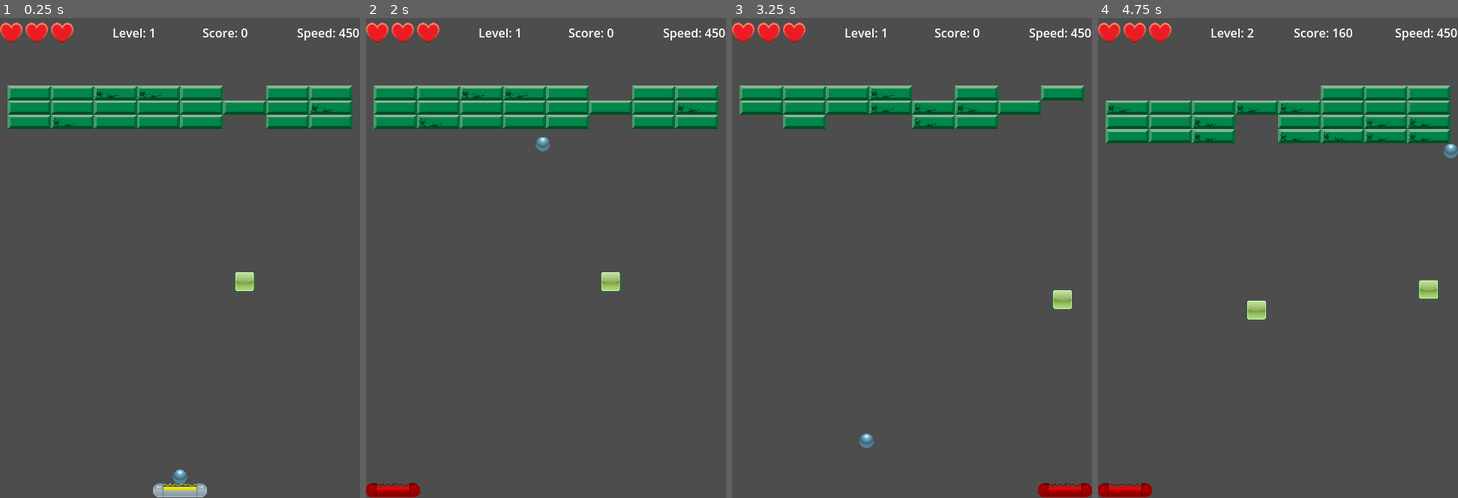
Above: before the commit, frames 1-4 (left to right).
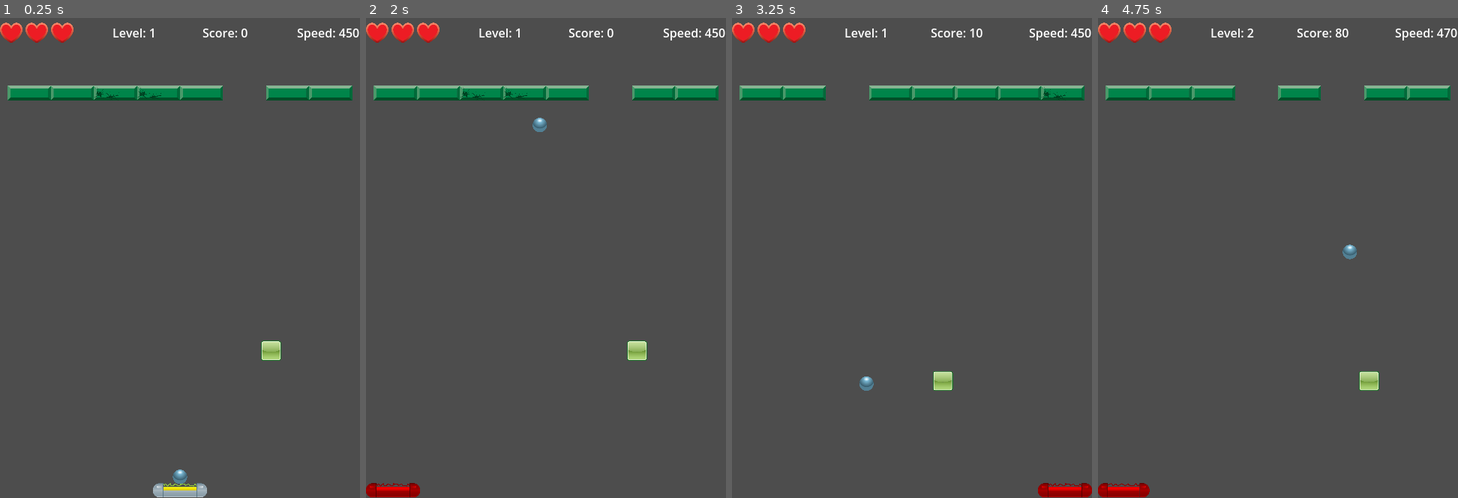
Above: after the commit, the same moments.

Repository: GiovanniCst/breakout
Game: Godot game, scene res://main.tscn
Same seed, same stepped clock (60 frames per second), same inputs: the game is played once before the commit and once after it.
Inputs:
- Up to frame 1 (0.25 s): no input
- Up to frame 2 (2 s): tap Enter (launch) at 0.5, 1.55 s; hold Right (move_right) 0.53-1.28 s; hold Enter (launch) 0.53-1.28 s; hold Left (move_left) from 1.28 s (still down); tap G (god_mode) at 1.35 s
- Up to frame 3 (3.25 s): release Left (move_left) at 2.03 s; hold Enter (launch) 2.03-2.78 s; hold Right (move_right) from 2.03 s (still down); tap N (next_level_dev) at 2.85 s; tap Enter (launch) at 3.05 s
- Up to frame 4 (4.75 s): release Right (move_right) at 3.53 s; hold X (pulverize_bricks) 3.53-4.28 s; hold Left (move_left) from 3.53 s (still down); tap Enter (launch) at 3.8, 4.35 s

The runs differ from the first frame. In frame 1, 5.8% of the frame differs, in the area x 2-98%, y 17-72%; in frame 2, 5.9%; in frame 3, 5.5%; in frame 4, 11%, in the area x 0-100%, y 2-100%.

Commit message:
Feat: Implement tennis-like ball curve with spin effect

Diff:
--- a/scripts/ball.gd
+++ b/scripts/ball.gd
@@ -3,6 +3,10 @@
 var launched = false
 var paddle_node: Node2D = null # Reference to the paddle
 var current_speed: float = 0.0 # Track the intended speed
+var spin_effect: float = 0.0 # Represents the horizontal spin applied to the ball
+@export var spin_strength: float = 0.002 # How strongly paddle movement creates spin
+@export var spin_decay_rate: float = 0.98 # How fast the spin effect decays per frame (0.0 to 1.0)
+@export var min_bounce_angle_deg: float = 30.0 # Minimum angle from horizontal for bounces (to prevent sticking)
 
 func _ready():
 	# Initial direction (can be randomized or set by main scene)
@@ -14,33 +18,110 @@
 		# Keep ball centered on paddle horizontally
 		global_position.x = paddle_node.global_position.x
 	elif launched:
+		# Apply spin effect as a continuous horizontal acceleration
+		if abs(spin_effect) > 0.01: # Only apply if spin is significant
+			velocity.x += spin_effect * delta * current_speed # Scale spin by current speed
+			spin_effect *= spin_decay_rate # Decay spin over time
+		else:
+			spin_effect = 0.0 # Reset if negligible
+
 		var collision_info = move_and_collide(velocity * delta)
 		if collision_info:
-			velocity = velocity.bounce(collision_info.get_normal())
+			var normal = collision_info.get_normal()
 			var collider = collision_info.get_collider()
+
+			if collider == paddle_node:
+				# Special paddle bounce with spin calculation
+				handle_paddle_bounce(collision_info)
+			else:
+				# Normal bounce for other colliders (bricks, walls)
+				velocity = velocity.bounce(normal)
+				# Ensure minimum bounce angle to prevent sticking
+				ensure_min_bounce_angle(normal)
+
 			if collider.has_method("hit"):
 				collider.hit()
 
+		# Re-normalize velocity to maintain consistent speed after all forces/bounces
+		velocity = velocity.normalized() * current_speed
+
+func handle_paddle_bounce(collision_info):
+	# Get collision details
+	var collision_point = collision_info.get_position()
+	var paddle_center_x = paddle_node.global_position.x
+
+	# Determine paddle half-width based on shape type
+	var paddle_collision_shape = paddle_node.shape_owner_get_shape(0, 0)
+	var paddle_half_width: float
+	if paddle_collision_shape is CapsuleShape2D:
+		paddle_half_width = paddle_collision_shape.radius
+	elif paddle_collision_shape is RectangleShape2D:
+		paddle_half_width = paddle_collision_shape.size.x / 2
+	else:
+		paddle_half_width = 30.0 # Default fallback
+
+	# Calculate where on the paddle the ball hit (-1 = left edge, 0 = center, 1 = right edge)
+	var hit_position = (collision_point.x - paddle_center_x) / paddle_half_width
+	hit_position = clamp(hit_position, -1.0, 1.0) # Ensure it's within bounds
+
+	# Calculate initial bounce angle (mostly vertical, influenced by hit position)
+	# This is the initial "kick" off the paddle
+	var initial_bounce_angle = -PI/2 + (hit_position * PI/6) # Smaller spread for initial kick
+
+	# Set initial velocity based on this angle
+	velocity = Vector2(cos(initial_bounce_angle), sin(initial_bounce_angle)) * current_speed
+
+	# Calculate spin effect based on paddle velocity and hit position
+	# Faster paddle movement and off-center hits create more spin
+	spin_effect = paddle_node.velocity.x * spin_strength * (1.0 + abs(hit_position))
+
+	# DEBUG LOGGING - Evidence of parameter influence
+	print("=== PADDLE BOUNCE DEBUG (Spin System) ===")
+	print("Paddle velocity X: ", paddle_node.velocity.x)
+	print("Hit position on paddle: ", hit_position)
+	print("Initial bounce angle (degrees): ", rad_to_deg(initial_bounce_angle))
+	print("Calculated spin effect: ", spin_effect)
+	print("Spin strength setting: ", spin_strength)
+	print("Spin decay rate setting: ", spin_decay_rate)
+	print("Resulting initial ball velocity: ", velocity)
+	print("Ball speed maintained: ", velocity.length())
+	print("========================================")
+
+func ensure_min_bounce_angle(normal: Vector2):
+	# This function ensures the ball doesn't get stuck by having too shallow an angle
+	var current_angle = velocity.angle()
+	var min_angle_rad = deg_to_rad(min_bounce_angle_deg)
+
+	if normal.y != 0: # Bouncing off horizontal surface (top/bottom walls, paddle)
+		# Ensure vertical component is strong enough
+		if abs(velocity.y) < current_speed * sin(min_angle_rad):
+			velocity.y = sign(velocity.y) * current_speed * sin(min_angle_rad)
+			velocity.x = sign(velocity.x) * sqrt(current_speed*current_speed - velocity.y*velocity.y)
+	elif normal.x != 0: # Bouncing off vertical surface (side walls)
+		# Ensure horizontal component is strong enough
+		if abs(velocity.x) < current_speed * sin(min_angle_rad):
+			velocity.x = sign(velocity.x) * current_speed * sin(min_angle_rad)
+			velocity.y = sign(velocity.y) * sqrt(current_speed*current_speed - velocity.x*velocity.x)
+
+	# Re-normalize to ensure speed is exactly current_speed after adjustment
+	velocity = velocity.normalized() * current_speed
+
 func launch():
 	launched = true
-	# Velocity is already set by set_speed, just ensure it's not zero
 	if velocity.length_squared() == 0:
 		velocity = Vector2(1, -1).normalized() * 200 # Fallback default speed
 
 func reset():
 	print("Ball reset called!")
 	launched = false
-	# Reset position to paddle or center, to be handled by main scene
-	# For now, just stop movement
 	velocity = Vector2.ZERO
+	spin_effect = 0.0 # Reset spin on ball reset
 
 func set_speed(new_speed: float):
-	# Update the speed and maintain the current direction
 	current_speed = new_speed
 	if velocity.length_squared() > 0:
 		velocity = velocity.normalized() * new_speed
 	else:
-		# If velocity is zero, use a default direction
 		velocity = Vector2(1, -1).normalized() * new_speed
 	print("Ball speed updated to: ", new_speed)
 
--- a/scripts/difficulty_manager.gd
+++ b/scripts/difficulty_manager.gd
@@ -12,6 +12,8 @@
 var current_paddle_scale = GameParameters.DEFAULT_PADDLE_SCALE
 var current_brick_health_range = GameParameters.BRICK_HEALTH_RANGE
 var current_brick_density = GameParameters.BRICK_DENSITY
+var current_brick_rows = GameParameters.DEFAULT_BRICK_ROWS # New: Track current brick rows
+var current_unbreakable_bricks = GameParameters.BASE_UNBREAKABLE_BRICKS # New: Track current unbreakable bricks
 var current_level_number = 1 # Track current level for difficulty adjustments
 
 # Player performance metrics (placeholders)
@@ -32,13 +34,18 @@
 
 func update_level_number(new_level: int):
     current_level_number = new_level
-    print("DifficultyManager: Current level updated to: ", current_level_number)
+    # Calculate base ball speed for the new level
+    current_ball_speed = GameParameters.DEFAULT_BALL_SPEED + (GameParameters.BASE_BALL_SPEED_INCREASE_PER_LEVEL * (current_level_number - 1))
+    current_ball_speed = min(current_ball_speed, GameParameters.MAX_BALL_SPEED) # Cap at max speed
+    print("DifficultyManager: Current level updated to: ", current_level_number, ". Base ball speed for level: ", current_ball_speed)
 
 func reset_difficulty():
-    current_ball_speed = GameParameters.DEFAULT_BALL_SPEED
+    current_ball_speed = GameParameters.DEFAULT_BALL_SPEED # Reset to default for level 1
     current_paddle_scale = GameParameters.DEFAULT_PADDLE_SCALE
     current_brick_health_range = GameParameters.BRICK_HEALTH_RANGE
     current_brick_density = GameParameters.BRICK_DENSITY
+    current_brick_rows = GameParameters.DEFAULT_BRICK_ROWS
+    current_unbreakable_bricks = GameParameters.BASE_UNBREAKABLE_BRICKS
     current_level_number = 1
 
 func update_player_performance(clear_time: float, lives_lost: int, accuracy: float):
@@ -52,26 +59,39 @@
     # It will adjust `current_ball_speed`, `current_paddle_scale`, etc.
     # based on `player_level_clear_time`, `player_lives_lost`, `player_bricks_hit_accuracy`.
 
-    # Example: If player clears levels too fast, increase ball speed
-    if player_level_clear_time < 30.0: # Arbitrary threshold
-        current_ball_speed = min(current_ball_speed * 1.1, GameParameters.MAX_BALL_SPEED)
-    elif player_level_clear_time > 60.0:
-        current_ball_speed = max(current_ball_speed * 0.9, GameParameters.MIN_BALL_SPEED)
+    # Adjust ball speed based on player performance and level
+    var speed_increase_multiplier = 1.0 + (GameParameters.BALL_SPEED_INCREASE_RATE_PER_LEVEL * current_level_number)
+    var speed_decrease_multiplier = 1.0 - (GameParameters.BALL_SPEED_INCREASE_RATE_PER_LEVEL * current_level_number * 0.5) # Less aggressive decrease
 
-    # Example: If player loses too many lives, make paddle larger
+    if player_level_clear_time < 30.0: # Arbitrary threshold for fast clear
+        current_ball_speed = min(current_ball_speed * speed_increase_multiplier, GameParameters.MAX_BALL_SPEED)
+    elif player_level_clear_time > 60.0: # Arbitrary threshold for slow clear
+        current_ball_speed = max(current_ball_speed * speed_decrease_multiplier, GameParameters.MIN_BALL_SPEED)
+
+    # Adjust paddle scale based on player lives lost
     if player_lives_lost > 1:
         current_paddle_scale = min(current_paddle_scale * 1.05, GameParameters.MAX_PADDLE_SCALE)
     elif player_lives_lost == 0:
         current_paddle_scale = max(current_paddle_scale * 0.95, GameParameters.MIN_PADDLE_SCALE)
 
-    # Example: Adjust brick health range based on accuracy
+    # Adjust brick health range based on accuracy
     if player_bricks_hit_accuracy > 0.8:
         current_brick_health_range.y = min(current_brick_health_range.y + 1, 5) # Max health 5
     elif player_bricks_hit_accuracy < 0.5:
         current_brick_health_range.y = max(current_brick_health_range.y - 1, 1) # Min health 1
 
+    # New: Increase brick density with level progression
+    # Cap density at a maximum (e.g., 0.9 for 90% density)
+    current_brick_density = min(GameParameters.BRICK_DENSITY + (current_level_number * 0.05), 0.9)
 
-    print("Difficulty adjusted: Ball Speed: %s, Paddle Scale: %s, Brick Health: %s, Brick Density: %s, Current Level: %s" % [current_ball_speed, current_paddle_scale, current_brick_health_range, current_brick_density, current_level_number])
+    # New: Increase number of brick rows with level progression
+    current_brick_rows = min(GameParameters.DEFAULT_BRICK_ROWS + floor((current_level_number - 1) / 2.0), GameParameters.MAX_BRICK_ROWS)
+
+    # New: Increase number of unbreakable bricks with level progression
+    # New: Increase number of unbreakable bricks with level progression (slower, capped at 5)
+    current_unbreakable_bricks = min(GameParameters.BASE_UNBREAKABLE_BRICKS + floor((current_level_number - 1) / 2.0), 5)
+
+    print("Difficulty adjusted: Level: %s, Ball Speed: %s, Paddle Scale: %s, Brick Health: %s, Brick Density: %s, Brick Rows: %s, Unbreakable Bricks: %s" % [current_level_number, current_ball_speed, current_paddle_scale, current_brick_health_range, current_brick_density, current_brick_rows, current_unbreakable_bricks])
 
 
 func get_level_parameters() -> Dictionary:
@@ -80,5 +100,7 @@
         "paddle_scale": current_paddle_scale,
         "brick_health_range": current_brick_health_range,
         "brick_density": current_brick_density,
+        "brick_rows": current_brick_rows, # New
+        "unbreakable_bricks": current_unbreakable_bricks, # New
         "level_number": current_level_number
     }
--- a/scripts/game_manager.gd
+++ b/scripts/game_manager.gd
@@ -113,12 +113,26 @@
 	if main_scene and main_scene.has_method("get_ball"):
 		var ball = main_scene.get_ball()
 		if ball and ball.has_method("set_speed") and ball.has_method("get_current_speed"):
-			# Increase speed by 10% from the tracked speed
-			var current_speed = ball.get_current_speed()
-			var new_speed = min(current_speed * 1.1, GameParametersClass.MAX_BALL_SPEED)
-			ball.set_speed(new_speed)
-			emit_signal("ball_speed_increased", new_speed)
-			print("Ball speed increased to: ", new_speed)
+			if is_instance_valid(difficulty_manager_ref): # Ensure difficulty_manager_ref is valid
+				var current_speed = ball.get_current_speed()
+
+				# Get level-dependent speed increase rate from DifficultyManager
+				var level_params = difficulty_manager_ref.get_level_parameters()
+				var current_level = level_params.get("level_number", 1)
+				var speed_increase_multiplier = 1.0 + (GameParametersClass.BALL_SPEED_INCREASE_RATE_PER_LEVEL * current_level)
+
+				var new_speed = min(current_speed * speed_increase_multiplier, GameParametersClass.MAX_BALL_SPEED)
+				ball.set_speed(new_speed)
+				emit_signal("ball_speed_increased", new_speed)
+				print("Ball speed increased to: ", new_speed, " (Level-dependent multiplier: ", speed_increase_multiplier, ")")
+			else:
+				print("GameManager: DifficultyManager reference not set, cannot increase ball speed with level-dependent rate.")
+				# Fallback to a default speed increase if DifficultyManager is not ready
+				var current_speed = ball.get_current_speed()
+				var new_speed = min(current_speed * 1.1, GameParametersClass.MAX_BALL_SPEED)
+				ball.set_speed(new_speed)
+				emit_signal("ball_speed_increased", new_speed)
+				print("Ball speed increased to: ", new_speed, " (Using default rate due to missing DifficultyManager)")
 
 func _on_game_over_received():
 	# This function will be connected to the game_over signal
@@ -133,3 +147,6 @@
 
 func set_game_parameters_reference(params: Resource):
 	game_parameters_ref = params
+
+func set_difficulty_manager_reference(dm: Node):
+	difficulty_manager_ref = dm
--- a/scripts/game_parameters.gd
+++ b/scripts/game_parameters.gd
@@ -7,6 +7,8 @@
 const DEFAULT_BALL_SPEED = 450.0
 const MIN_BALL_SPEED = 450.0
 const MAX_BALL_SPEED = 1000.0
+const BALL_SPEED_INCREASE_RATE_PER_LEVEL = 0.05 # Example: 5% additional speed increase per level
+const BASE_BALL_SPEED_INCREASE_PER_LEVEL = 20.0 # How much base ball speed increases per level
 
 # Paddle Parameters
 const DEFAULT_PADDLE_SCALE = 1.0 # Assuming 1.0 is default size
@@ -17,6 +19,8 @@
 const BRICK_HEALTH_RANGE = Vector2(1, 3) # Min and Max hits for a brick
 const BRICK_DENSITY = 0.7 # Percentage of grid cells that will contain a brick
 const BASE_UNBREAKABLE_BRICKS = 1 # Starting number of unbreakable bricks
+const DEFAULT_BRICK_ROWS = 1 # Default number of brick rows
+const MAX_BRICK_ROWS = 9 # Maximum number of brick rows
 
 # Power-up Parameters
 const POWERUP_SPAWN_RATE = 0.15 # 15% chance for a power-up to drop from a brick
--- a/scripts/level_generator.gd
+++ b/scripts/level_generator.gd
@@ -12,12 +12,12 @@
 const GameParameters = preload("res://scripts/game_parameters.gd")
 
 # Grid dimensions (will be calculated dynamically)
-const MIN_ROWS = 3 # Minimum number of rows for bricks
+const MIN_ROWS = 1 # Minimum number of rows for bricks
 const MAX_ROWS = 10 # Maximum number of rows for bricks
 const HORIZONTAL_PADDING = 20 # Padding on left and right of the brick grid
 const BRICK_VERTICAL_OFFSET = 100 # Vertical offset from the top of the screen
-const UNBREAKABLE_BRICK_MARGIN = 50 # Margin below the regular brick grid for unbreakable bricks
-const UNBREAKABLE_BRICK_VERTICAL_OFFSET = BRICK_VERTICAL_OFFSET + MAX_ROWS * 19.1388 + UNBREAKABLE_BRICK_MARGIN # Calculated based on max brick grid height
+const UNBREAKABLE_BRICK_MARGIN_TOP = 50 # Margin below the regular brick grid for unbreakable bricks
+const PADDLE_AREA_OFFSET = 100 # Offset from the bottom of the screen to define the top of the paddle's "safe zone"
 const UNBREAKABLE_BRICK_SCALE = 0.7 # Scale factor for unbreakable bricks
 
 func generate_level(level_params: Dictionary, viewport_size: Vector2) -> Dictionary:
@@ -27,6 +27,8 @@
 
 	var brick_density = level_params.get("brick_density", GameParameters.BRICK_DENSITY)
 	var brick_health_range = level_params.get("brick_health_range", GameParameters.BRICK_HEALTH_RANGE)
+	var brick_rows = level_params.get("brick_rows", GameParameters.DEFAULT_BRICK_ROWS) # New: Get brick rows from params
+	var num_unbreakable_bricks = level_params.get("unbreakable_bricks", GameParameters.BASE_UNBREAKABLE_BRICKS) # New: Get unbreakable bricks from params
 	var level_number = level_params.get("level_number", 1) # Default to level 1 if not provided
 
 	# Brick size derived from brick.tscn CollisionShape2D size (scaled)
@@ -43,7 +45,7 @@
 		grid_width = 1
 
 	# Calculate dynamic GRID_HEIGHT based on level number
-	var grid_height = clamp(MIN_ROWS + level_number - 1, MIN_ROWS, MAX_ROWS)
+	var grid_height = clamp(brick_rows, MIN_ROWS, MAX_ROWS) # Use brick_rows from difficulty manager
 
 	# Calculate starting position to center the brick grid horizontally
 	var total_grid_width = grid_width * brick_width
@@ -65,19 +67,42 @@
 				level_node.add_child(brick_instance)
 
 	# Generate unbreakable bricks below the main grid
-	var available_columns = []
-	for col in range(grid_width):
-		available_columns.append(col)
-	available_columns.shuffle() # Randomize the order of columns
+	# Generate unbreakable bricks in a scattered, non-overlapping manner within the safe area
+	var safe_area_y_start = start_y + grid_height * brick_height + UNBREAKABLE_BRICK_MARGIN_TOP
+	var safe_area_y_end = viewport_size.y - PADDLE_AREA_OFFSET - brick_height # Ensure it's above the paddle area
 
-	var num_unbreakable_bricks_to_spawn = GameParameters.BASE_UNBREAKABLE_BRICKS + (level_number - 1)
-	for i in range(min(num_unbreakable_bricks_to_spawn, available_columns.size())):
+	# Ensure safe_area_y_start is not below safe_area_y_end
+	if safe_area_y_start >= safe_area_y_end:
+		safe_area_y_start = safe_area_y_end - brick_height # Adjust if area is too small
+
+	# Calculate a virtual grid for unbreakable bricks within the safe area
+	var scaled_brick_width = brick_width * UNBREAKABLE_BRICK_SCALE
+	var scaled_brick_height = brick_height * UNBREAKABLE_BRICK_SCALE
+
+	# Calculate a virtual grid for unbreakable bricks within the safe area using scaled dimensions
+	var unbreakable_grid_cols = floor((viewport_width - (HORIZONTAL_PADDING * 2)) / scaled_brick_width)
+	if unbreakable_grid_cols <= 0: unbreakable_grid_cols = 1
+
+	var unbreakable_grid_rows = floor((safe_area_y_end - safe_area_y_start) / scaled_brick_height)
+	if unbreakable_grid_rows <= 0: unbreakable_grid_rows = 1
+
+	var available_unbreakable_positions = []
+	for row in range(unbreakable_grid_rows):
+		for col in range(unbreakable_grid_cols):
+			available_unbreakable_positions.append(Vector2(col, row))
+	available_unbreakable_positions.shuffle()
+
+	for i in range(min(num_unbreakable_bricks, available_unbreakable_positions.size())):
 		var unbreakable_brick_instance = UNBREAKABLE_BRICK_SCENE.instantiate()
 		unbreakable_brick_instance.name = "UnbreakableBrick_" + str(i + 1) # Naming convention
-		var chosen_column = available_columns[i]
-		var random_x = start_x + chosen_column * brick_width
-		var random_y = UNBREAKABLE_BRICK_VERTICAL_OFFSET + randf() * 50 # Randomize Y position slightly
-		unbreakable_brick_instance.position = Vector2(random_x, random_y)
+
+		var chosen_cell = available_unbreakable_positions[i]
+
+		# Calculate position based on grid cell, with some random offset within the cell
+		var pos_x = HORIZONTAL_PADDING + (chosen_cell.x * scaled_brick_width) + (scaled_brick_width / 2.0)
+		var pos_y = safe_area_y_start + (chosen_cell.y * scaled_brick_height) + (scaled_brick_height / 2.0)
+
+		unbreakable_brick_instance.position = Vector2(pos_x, pos_y)
 		unbreakable_brick_instance.scale = Vector2(UNBREAKABLE_BRICK_SCALE, UNBREAKABLE_BRICK_SCALE) # Apply scale
 		level_node.add_child(unbreakable_brick_instance)
 
--- a/scripts/main.gd
+++ b/scripts/main.gd
@@ -56,7 +56,7 @@
 	GameManager.reset_game()
 	difficulty_manager.reset_difficulty() # Reset difficulty at game start
 	# Pass GameManager reference to DifficultyManager
-	difficulty_manager.set_game_manager_reference(GameManager)
+	GameManager.set_difficulty_manager_reference(difficulty_manager) # Pass DifficultyManager instance to GameManager
 	# Pass game parameters reference to GameManager
 	GameManager.set_game_parameters_reference(game_parameters)
 	# Pass game parameters reference to Paddle
@@ -186,6 +186,12 @@
 		var ball_speed = current_params.get("ball_speed", GameParametersClass.DEFAULT_BALL_SPEED)
 		if ball.has_method("set_speed"):
 			ball.set_speed(ball_speed)
+
+		# Update UI with ball speed after reset
+		var ui_node = get_node("UI")
+		if is_instance_valid(ui_node) and ui_node.has_method("_on_ball_speed_increased"):
+			ui_node._on_ball_speed_increased(ball_speed)
+
 		paddle.scale.x = current_params.get("paddle_scale", GameParametersClass.DEFAULT_PADDLE_SCALE)
 
 func _on_level_completed(level: int):
